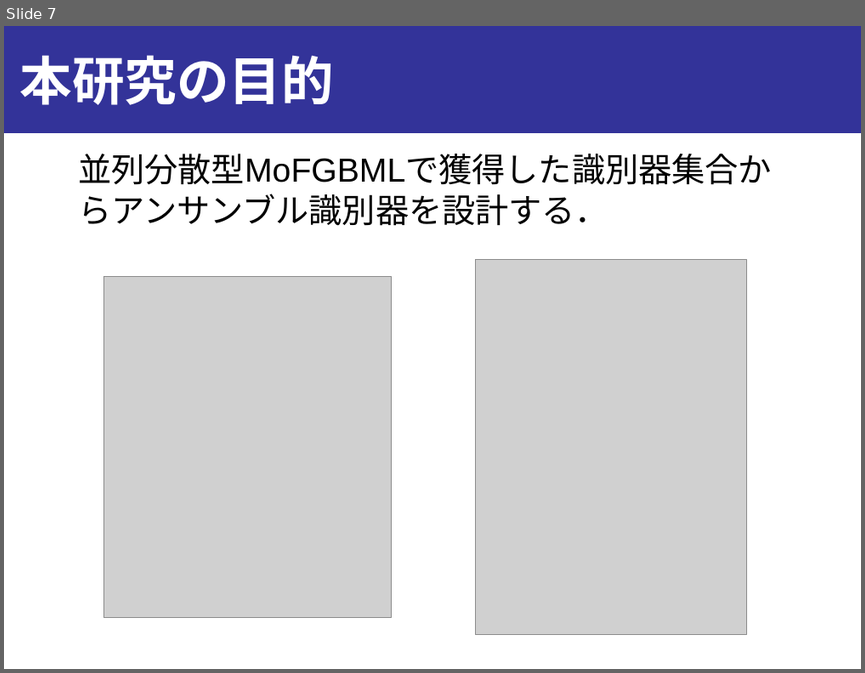
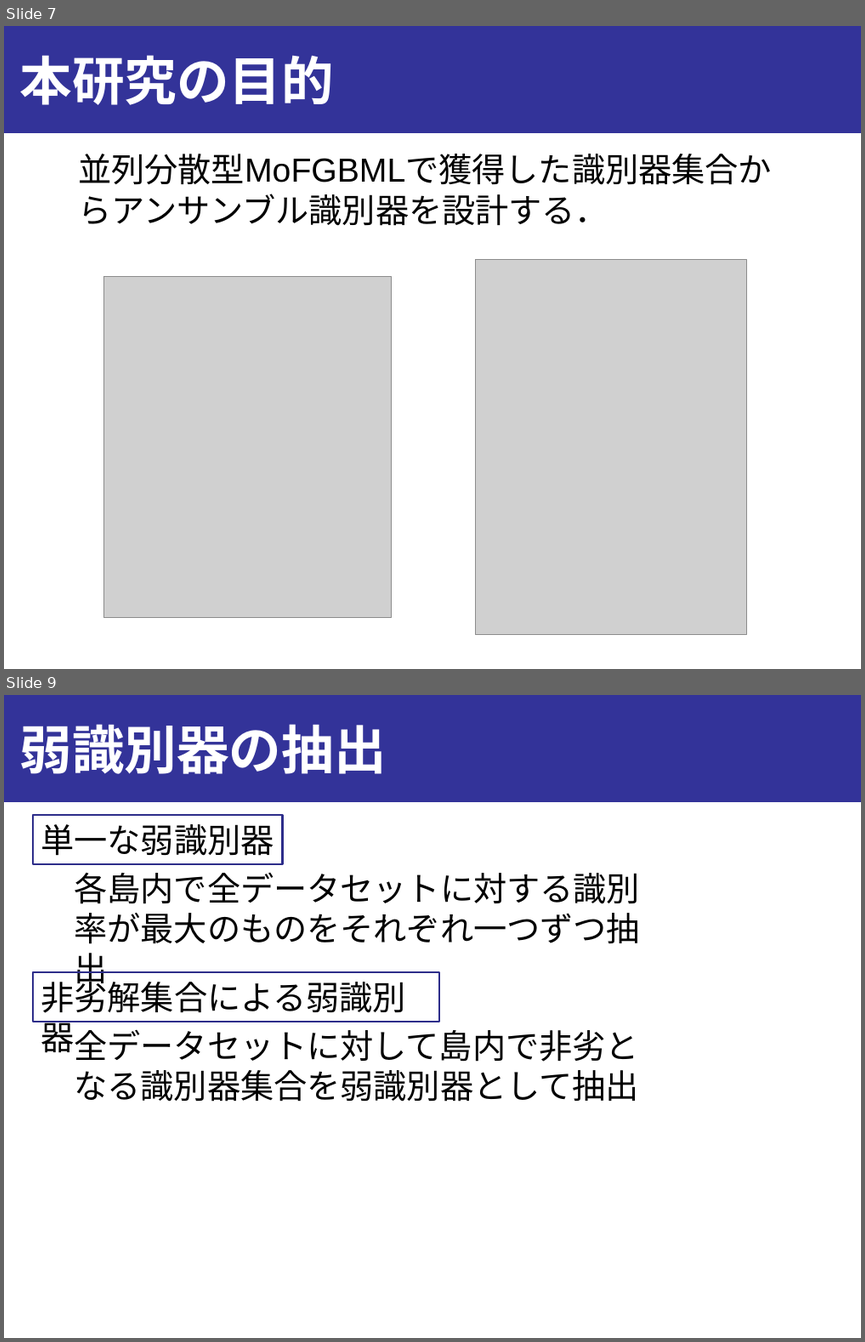
Before and after one commit to onikUone/Junior_slides, a slide deck: Junior_下書き.pptx. Shown one above the other, each under a label of ours: slide 7 before the commit, slides 7 and 9 after it; the slides between them are not shown. The pictures are 865x673 and 865x1342 pixels, drawn with LibreOffice and Linux fonts; fonts in the diff are those of the drawing; grey boxes stand for pictures. Boxes give left, top, right and bottom in pixels: in the first picture for what was removed or moved away, otherwise in the second. Text is boxed around its words. In the diff, an @@ line names an element or a change of style, - is before the commit and + after.

```diff
--- a/Junior_下書き.pptx
+++ b/Junior_下書き.pptx
@@ slide 9 added at (x1=4, y1=695, x2=861, y2=1338), background #FFFFFF; not listed: 1 template element that a slide beside it also shows @@
@@ title added at (x1=19, y1=724, x2=386, y2=774), 44 pt, text #FFFFFF, bold @@
+弱識別器の抽出
@@ rectangle added at (x1=32, y1=815, x2=283, y2=864), outline #2D2D8A 1.5 pt, 28 pt, text #000000 @@
+単一な弱識別器
@@ text added at (x1=75, y1=872, x2=640, y2=944), 28 pt, text #000000 @@
+各島内で全データセットに対する識別率が最大のものをそれぞれ一つずつ抽出
@@ rectangle added at (x1=32, y1=972, x2=439, y2=1021), outline #2D2D8A 1.5 pt, 28 pt, text #000000 @@
+非劣解集合による弱識別器
@@ text added at (x1=75, y1=1029, x2=639, y2=1101), 28 pt, text #000000 @@
+全データセットに対して島内で非劣となる識別器集合を弱識別器として抽出
```
Also in this commit, not shown: 7 slides changed, 3 other slides added, 3 other files.
